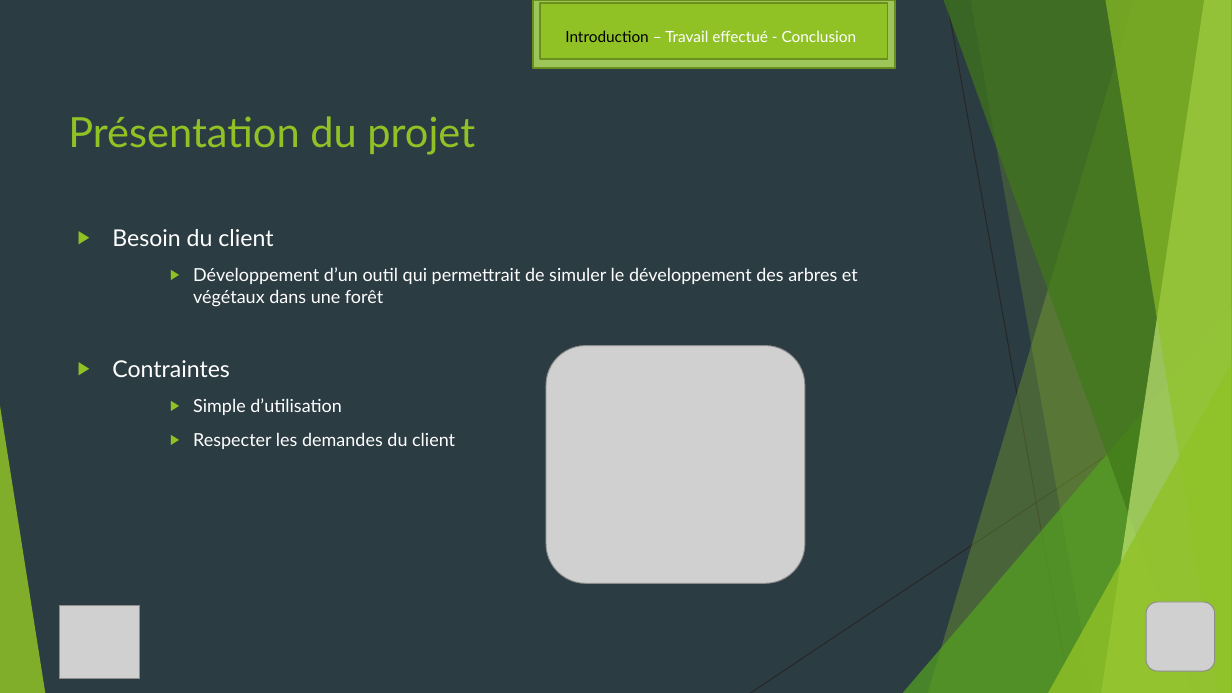
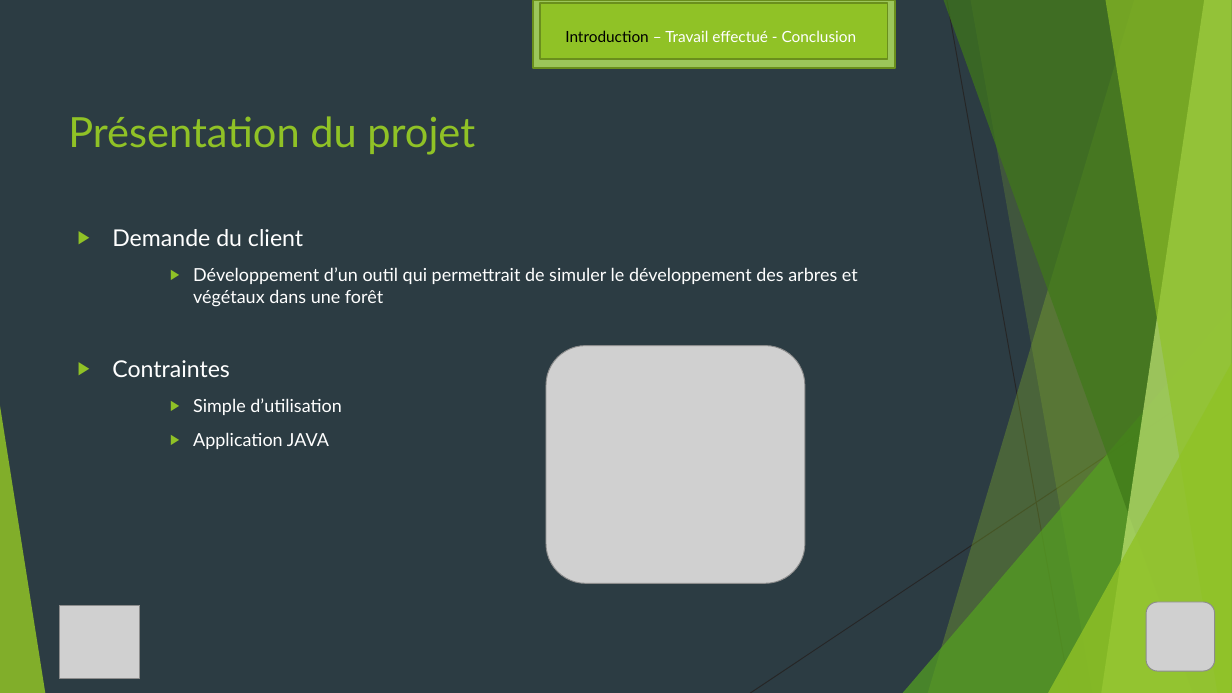
Before and after one commit to sidewinder94/j-sim-forest, a slide deck: slide 4 of Documentation/ppt_soutenance.pptx. Drawn at 1232x693 pixels with LibreOffice and Linux fonts; fonts in the diff are those of the drawing; grey boxes stand for pictures. Boxes give left, top, right and bottom in pixels: in the first picture for what was removed or moved away, otherwise in the second. Text is boxed around its words. In the diff, an @@ line names an element or a change of style, - is before the commit and + after.

```diff
--- a/Documentation/ppt_soutenance.pptx
+++ b/Documentation/ppt_soutenance.pptx
@@ text at (x1=112, y1=229, x2=303, y2=246): text changed @@
-▶ Besoin du client
+▶ Demande du client
@@ text at (x1=193, y1=432, x2=329, y2=449): text changed @@
-    ▶ Respecter les demandes du client
+    ▶ Application JAVA
```
Also in this commit, not shown: 5 other slides changed, 1 other file.
